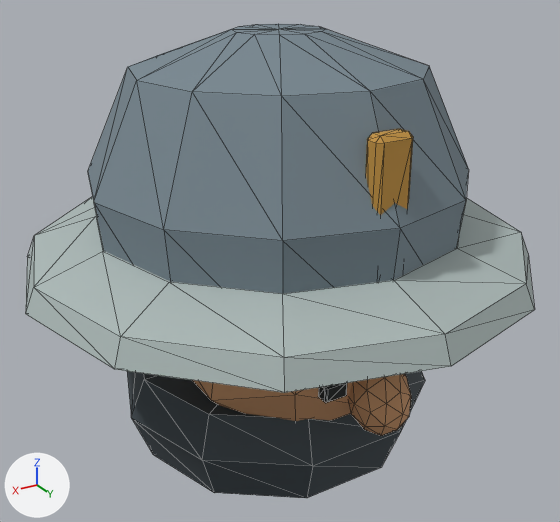
Before and after pictures for a commit that changed the glTF model assets/models/units/spearman/Head.glb.
Camera for both pictures: a camera (50 mm lens) standing at (0.566, 0.946, 0.473) and looking at (0.004, 0.009, 0.004). The axes (+X, +Y, +Z) are drawn at lower left. The lights are the same throughout. The first picture is the older version. Mesh edges are drawn as thin lines. Vertices at exactly the same position are counted once.

Names of what the first picture shows: 'Sculpture'.
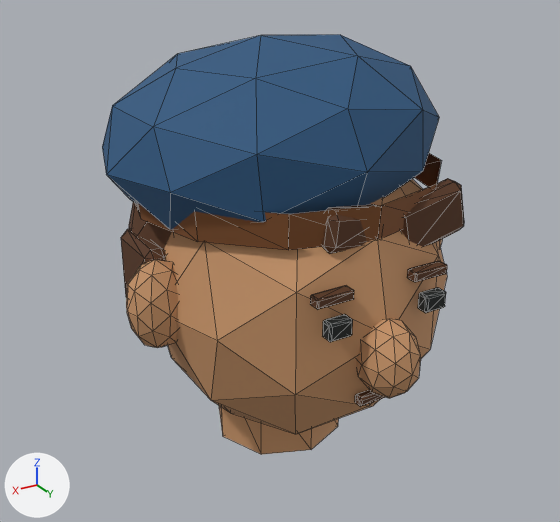
What differs and where, as boxes [x1, y1, x2, y2] in the pictures (560 x 522 px; the box of a moved part takes in the faces that stretch with it):
'Sculpture', reshaped (29% narrower, 12% shorter): before [26, 24, 535, 498]; after [102, 35, 464, 454]
part 1 of me_sculpture, added (brown): after [129, 202, 172, 250]
part 2 of me_sculpture, added (brown): after [126, 259, 178, 348]
part 3 of me_sculpture, moved or reshaped (not visible before): after [418, 287, 446, 313]
part 4 of me_sculpture, moved or reshaped: before [318, 383, 347, 403]; after [322, 314, 353, 342]
part 5 of me_sculpture, moved or reshaped: before [348, 374, 411, 436]; after [357, 318, 421, 398]
part 6 of me_sculpture, added (brown): after [219, 406, 338, 454]
part 7 of me_sculpture, added (blue): after [102, 35, 439, 229]
part 8 of me_sculpture, added (brown): after [136, 153, 442, 250]
part 9 of me_sculpture, added (brown): after [401, 178, 464, 247]
part 10 of me_sculpture, added (brown): after [322, 204, 377, 254]
part 11 of me_sculpture, added (brown): after [121, 229, 166, 298]
part 12 of me_sculpture, added (brown): after [407, 261, 447, 282]
part 13 of me_sculpture, added (brown): after [310, 286, 354, 309]
part 14 of me_sculpture, added: after [355, 390, 385, 406]
part 15 of me_sculpture, deleted: before [127, 371, 425, 498]
part 16 of me_sculpture, deleted (brown): before [366, 129, 413, 215]
part 17 of me_sculpture, deleted: before [26, 24, 535, 393]

Patch to the scene script:
```diff
--- a/assets/models/units/spearman/Head.glb.py
+++ b/assets/models/units/spearman/Head.glb.py
@@ me_sculpture @@
 # used by ob_sculpture; location = (0.0, 0.0, 0.0)
-me_sculpture.from_pydata(...)  # 288 vertices, 544 faces; spans x -0.385..0.385, y -0.385..0.385, z -0.29..0.345
+me_sculpture.from_pydata(...)  # 510 vertices, 932 faces; spans x -0.268..0.268, y -0.225..0.32, z -0.29..0.339
+# me_sculpture part 1: a new loose piece, an icosphere of 80 faces spanning x -0.225..0.225, y -0.208..0.132, z -0.135..0.245, in mat_unitsurface
+# me_sculpture part 2: a new loose piece, an icosphere of 80 faces spanning x 0.178..0.268, y 0.018..0.096, z -0.059..0.073, in mat_unitsurface
+# me_sculpture part 3: the loose piece of 24 vertices spanning x -0.093..-0.058, y 0.249..0.268, z -0.078..-0.052 is moved by (0.0, 0.006, 0.09)
+# me_sculpture part 4: the loose piece of 24 vertices spanning x 0.058..0.093, y 0.249..0.268, z -0.078..-0.052 is moved by (0.0, 0.006, 0.09)
+# me_sculpture part 5: the loose piece of 42 vertices spanning x -0.04..0.04, y 0.208..0.308, z -0.155..-0.045 is moved by (0.0, 0.012, 0.065)
+# me_sculpture part 6: a new loose piece, an 8-sided cylinder along z spanning x -0.104..0.104, y -0.109..0.099, z -0.29..-0.16, in mat_unitsurface
+# me_sculpture part 7: the loose piece of 42 vertices spanning x -0.225..0.225, y -0.16..0.27, z -0.24..0.23 is copied, and the copy is multiplied about its middle by the matrix ((1.083, 0.0, 0.057), (0.0, 1.07, 0.0), (-0.109, 0.0, 0.572)), then moved by (0.018, -0.05, 0.21); it spans x -0.226..0.262, y -0.225..0.235, z 0.071..0.339
+# me_sculpture part 8: a new loose piece of 24 vertices spanning x -0.228..0.228, y -0.213..0.243, z 0.115..0.163, in mat_unitsurface
+# me_sculpture part 9: a new loose piece of 24 vertices spanning x -0.166..-0.042, y 0.192..0.228, z 0.07..0.164, in mat_unitsurface
+# me_sculpture part 10: a new loose piece of 24 vertices spanning x -0.023..0.071, y 0.199..0.235, z 0.098..0.16, in mat_unitsurface
+# me_sculpture part 11: a new loose piece of 24 vertices spanning x 0.193..0.228, y -0.07..0.04, z -0.04..0.075, in mat_unitsurface
+# me_sculpture part 12: a new loose piece of 24 vertices spanning x -0.102..-0.047, y 0.242..0.26, z 0.054..0.068, in mat_unitsurface
+# me_sculpture part 13: a new loose piece of 24 vertices spanning x 0.047..0.102, y 0.242..0.26, z 0.054..0.068, in mat_unitsurface
+# me_sculpture part 14: a new loose piece of 24 vertices spanning x -0.03..0.03, y 0.243..0.257, z -0.11..-0.096, in mat_unitsurface
+# me_sculpture part 15: the loose piece of 32 vertices spanning x -0.25..0.25, y -0.256..0.22, z -0.29..-0.15 is deleted
+# me_sculpture part 16: the loose piece of 24 vertices spanning x -0.027..0.027, y 0.237..0.267, z 0.055..0.255 is deleted
+# me_sculpture part 17
+# 100 vertices are removed from x -0.385..0.385, y -0.385..0.385, z -0.015..0.345
+# 192 faces are deleted
+# other edits to the shape of me_sculpture do not show in these pictures
 me_sculpture.materials.append(mat_unitsurface)
```
